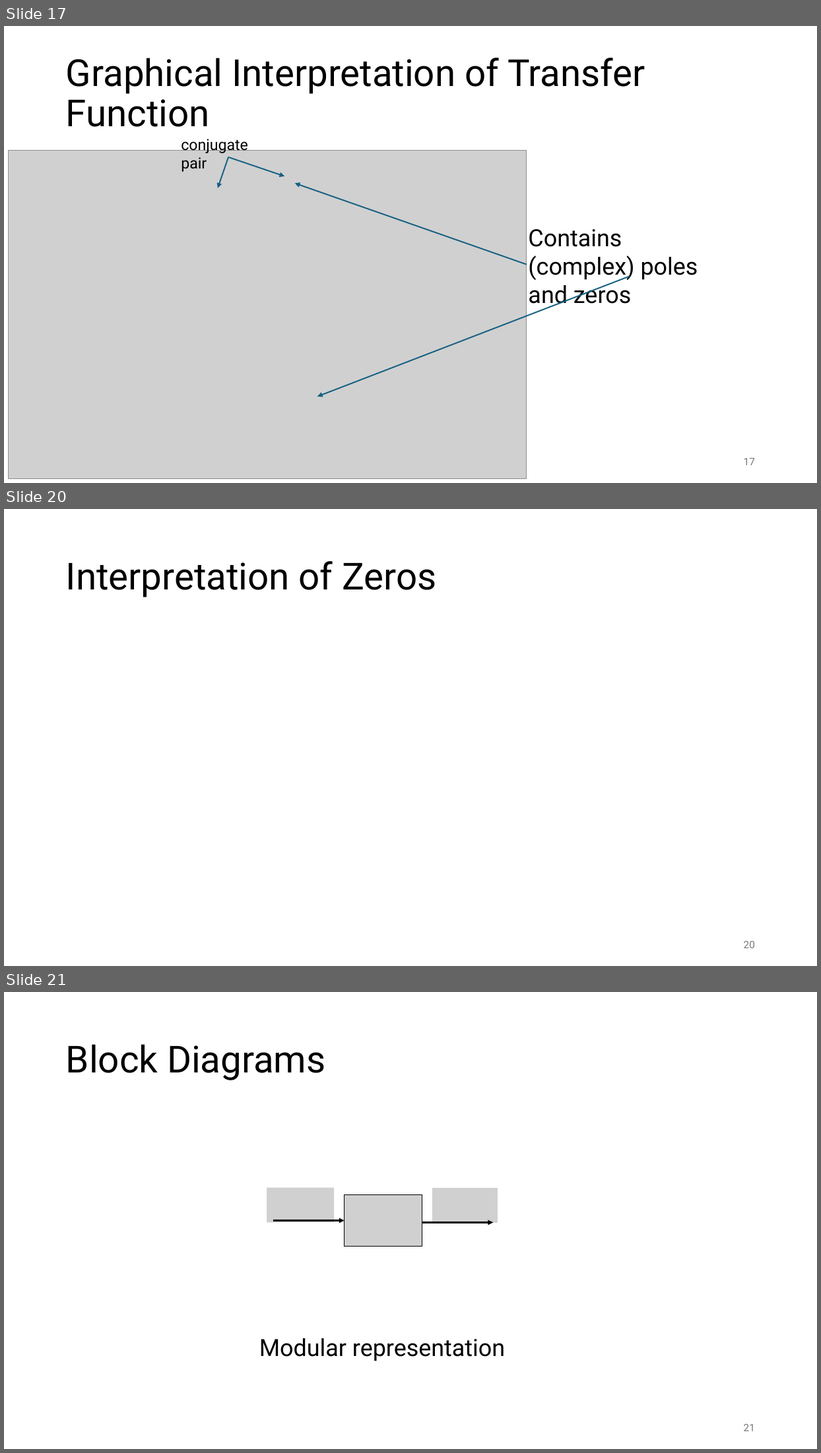
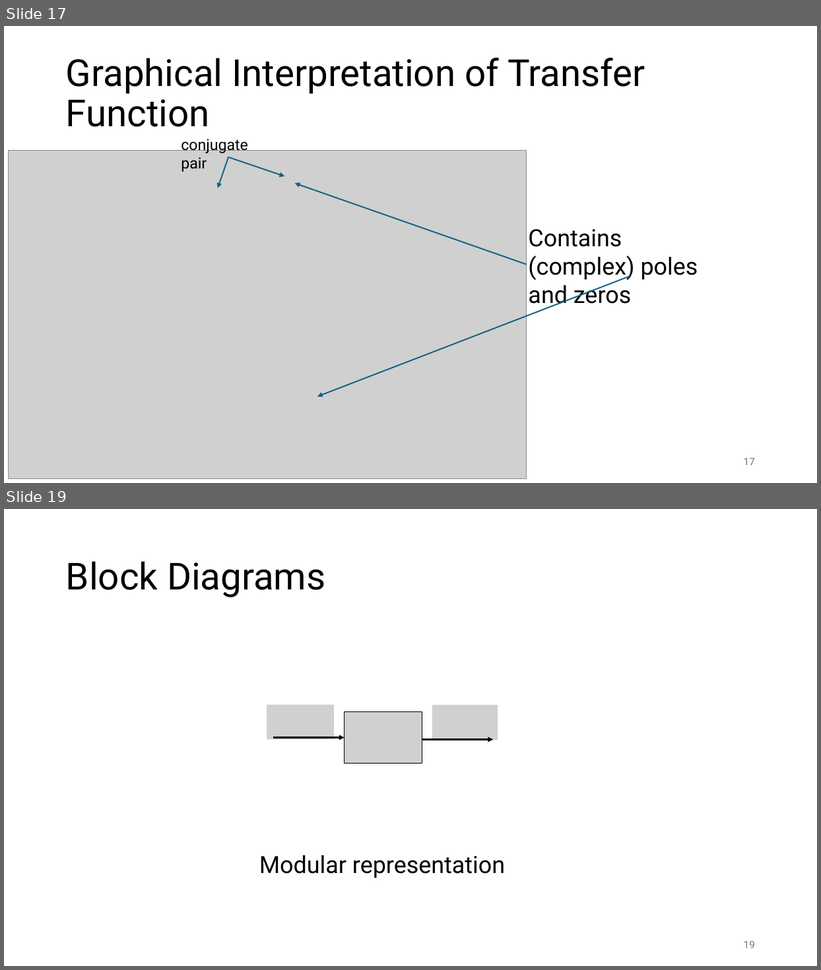
Before and after one commit to FelixWick/control_engineering, a slide deck: slides/3_Laplace.pptx. Shown one above the other, each under a label of ours: slides 17, 20 and 21 before the commit, slides 17 and 19 after it; the slides between them are not shown. The pictures are 821x1453 and 821x970 pixels, drawn with LibreOffice and Linux fonts; fonts in the diff are those of the drawing; grey boxes stand for pictures. Boxes give left, top, right and bottom in pixels: in the first picture for what was removed or moved away, otherwise in the second. Text is boxed around its words. In the diff, an @@ line names an element or a change of style, - is before the commit and + after.

```diff
--- a/slides/3_Laplace.pptx
+++ b/slides/3_Laplace.pptx
@@ slide 20 removed at box(4, 509, 817, 966), background #FFFFFF @@
@@ title removed at box(66, 561, 437, 597) @@
-Interpretation of Zeros
@@ page number removed at box(744, 941, 755, 949) @@
-20
@@ what was slide 21 is now slide 19 @@
@@ page number at box(744, 941, 755, 949): text changed @@
-21
+19
```
Also in this commit, not shown: 3 slides changed, 10 slides added, 1 other slide removed, 1 other file.
